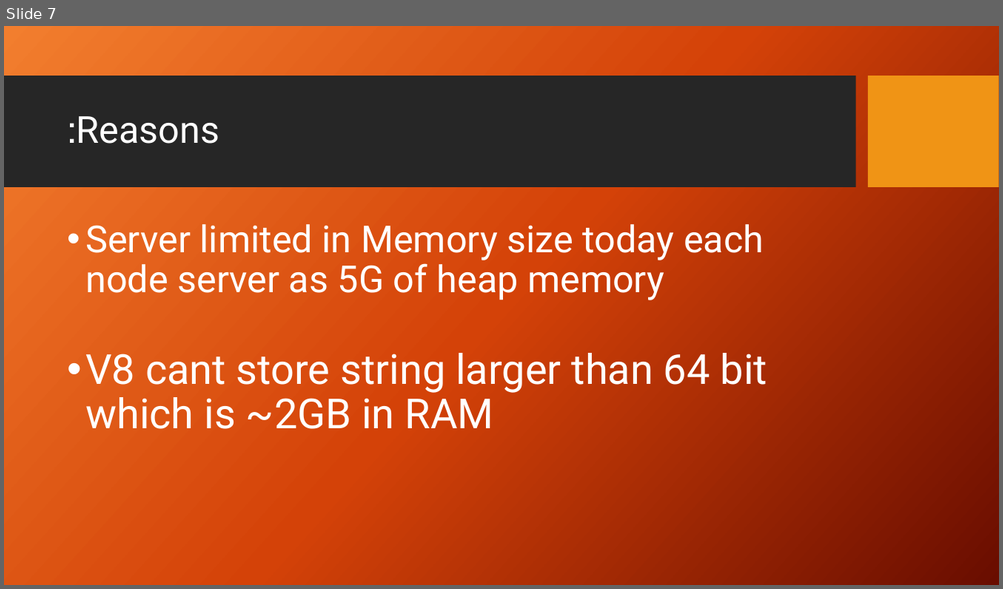
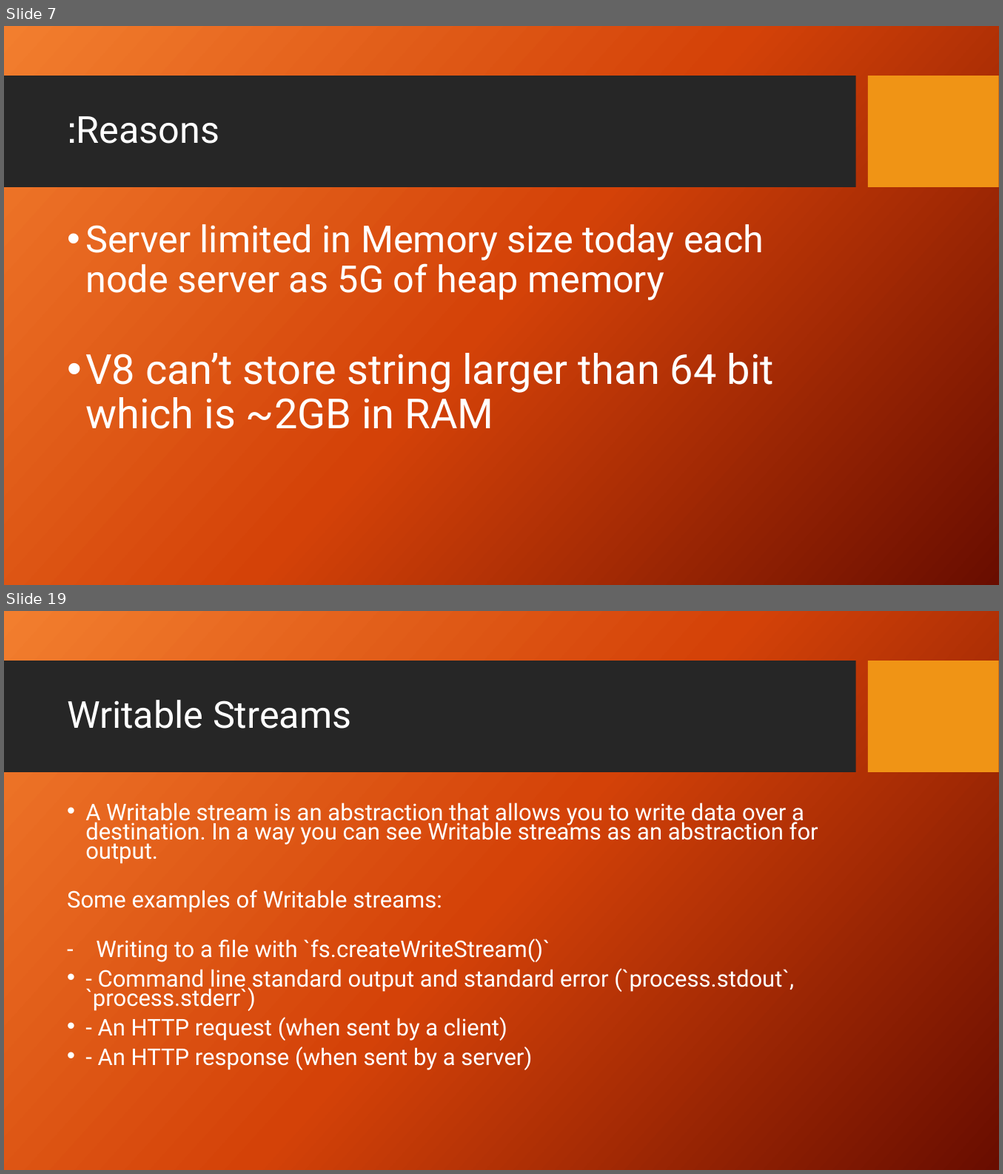
Before and after one commit to ntedgi/infra-meetings, a slide deck: Streams/Presentation.pptx. Shown one above the other, each under a label of ours: slide 7 before the commit, slides 7 and 19 after it; the slides between them are not shown. The pictures are 1003x589 and 1003x1174 pixels, drawn with LibreOffice and Linux fonts; fonts in the diff are those of the drawing; background and template pictures are left out. Boxes give left, top, right and bottom in pixels: in the first picture for what was removed or moved away, otherwise in the second. Text is boxed around its words. In the diff, an @@ line names an element or a change of style, - is before the commit and + after.

```diff
--- a/Streams/Presentation.pptx
+++ b/Streams/Presentation.pptx
@@ slide 19 added at (4,611,999,1170), background picture (left out); not listed: 2 template elements that a slide beside it also shows @@
@@ title added at (67,700,351,729), 36 pt, text #FFFFFF @@
+Writable Streams
@@ text added at (67,803,818,1071), 22.2 pt, text #FFFFFF @@
+• A Writable stream is an abstraction that allows you to write data over a destination. In a way you can see Writable streams as an abstraction for output.
+Some examples of Writable streams:
+- Writing to a file with `fs.createWriteStream()`
+• - Command line standard output and standard error (`process.stdout`, `process.stderr`)
+• - An HTTP request (when sent by a client)
+• - An HTTP response (when sent by a server)
@@ slide 7 changed as well @@
@@ text at (85,353,774,429): text changed @@
-• V8 cant store string larger than 64 bit which is ~2GB in RAM
+• V8 can’t store string larger than 64 bit which is ~2GB in RAM
```
Also in this commit, not shown: 2 other slides changed, 14 other slides added, 3 slides removed, 37 other files.
